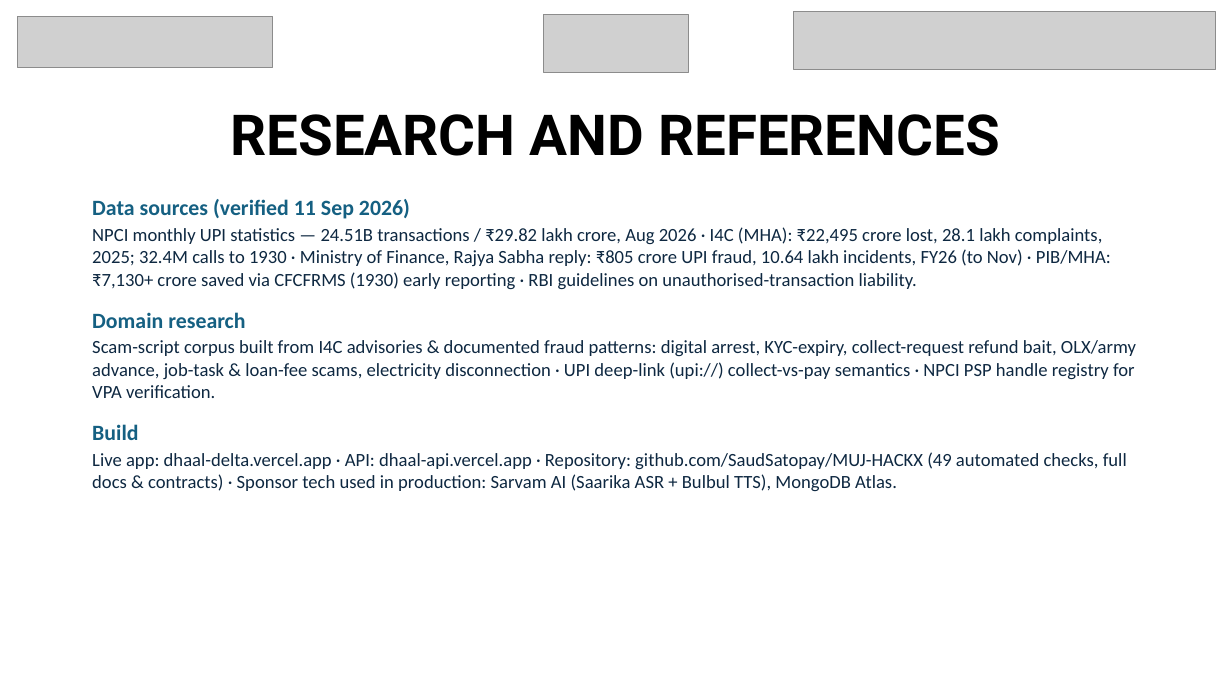
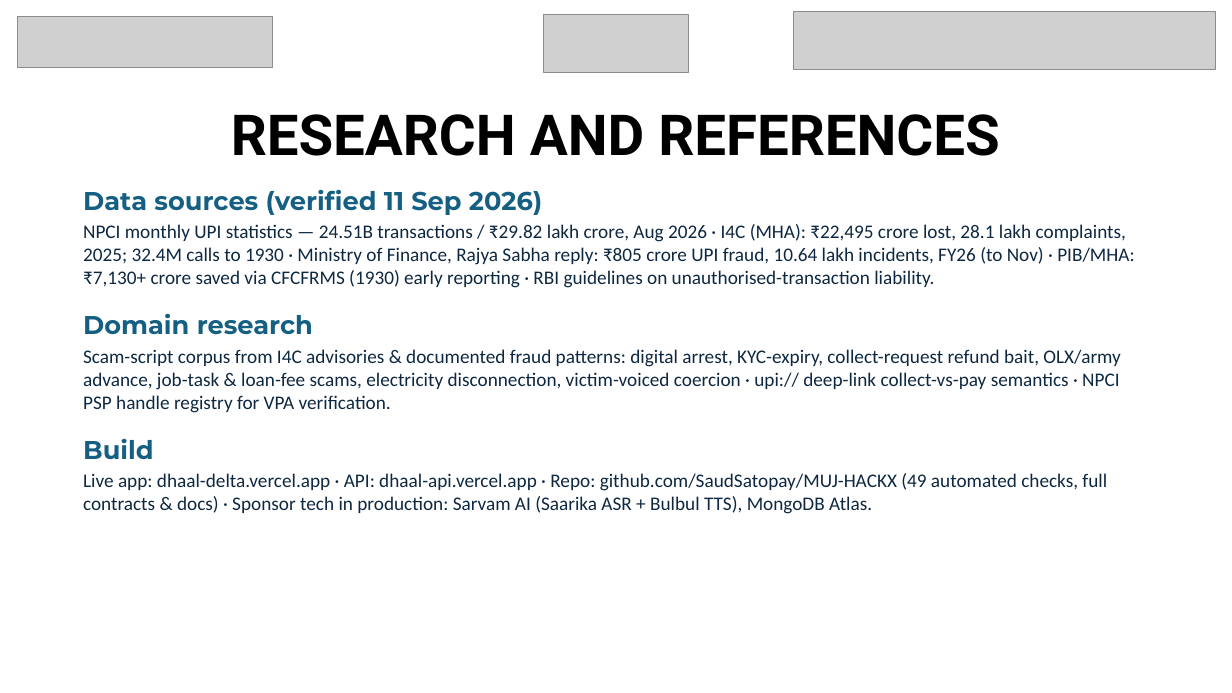
Before and after one commit to SaudSatopay/Dhaal, a slide deck: slide 8 of pitch/Dhaal-HackX-submission.pptx. Drawn at 1232x693 pixels with LibreOffice and Linux fonts; fonts in the diff are those of the drawing; grey boxes stand for pictures. Boxes give left, top, right and bottom in pixels: in the first picture for what was removed or moved away, otherwise in the second. Text is boxed around its words. In the diff, an @@ line names an element or a change of style, - is before the commit and + after.

```diff
--- a/pitch/Dhaal-HackX-submission.pptx
+++ b/pitch/Dhaal-HackX-submission.pptx
@@ text at (83,189,1134,460): size 17 to 20 pt, font Calibri to Montserrat in "Data sources (verified 11 Sep 2026)", "Domain research", "Build"; size 14.5 to 15 pt in "NPCI monthly UPI statistics — 24.51B transactions ..."; more space between paragraphs @@
@@ text at (83,349,1121,413): text changed; size 14.5 to 15 pt @@
-Scam-script corpus built from I4C advisories & documented fraud patterns: digital arrest, KYC-expiry, collect-request refund bait, OLX/army advance, job-task & loan-fee scams, electricity disconnection · UPI deep-link (upi://) collect-vs-pay semantics · NPCI PSP handle registry for VPA verification.
+Scam-script corpus from I4C advisories & documented fraud patterns: digital arrest, KYC-expiry, collect-request refund bait, OLX/army advance, job-task & loan-fee scams, electricity disconnection, victim-voiced coercion · upi:// deep-link collect-vs-pay semantics · NPCI PSP handle registry for VPA verification.
@@ text at (83,473,1107,514): text changed; size 14.5 to 15 pt @@
-Live app: dhaal-delta.vercel.app · API: dhaal-api.vercel.app · Repository: github.com/SaudSatopay/MUJ-HACKX (49 automated checks, full docs & contracts) · Sponsor tech used in production: Sarvam AI (Saarika ASR + Bulbul TTS), MongoDB Atlas.
+Live app: dhaal-delta.vercel.app · API: dhaal-api.vercel.app · Repo: github.com/SaudSatopay/MUJ-HACKX (49 automated checks, full contracts & docs) · Sponsor tech in production: Sarvam AI (Saarika ASR + Bulbul TTS), MongoDB Atlas.
```
Also in this commit, not shown: 7 other slides changed, 1 other file.
